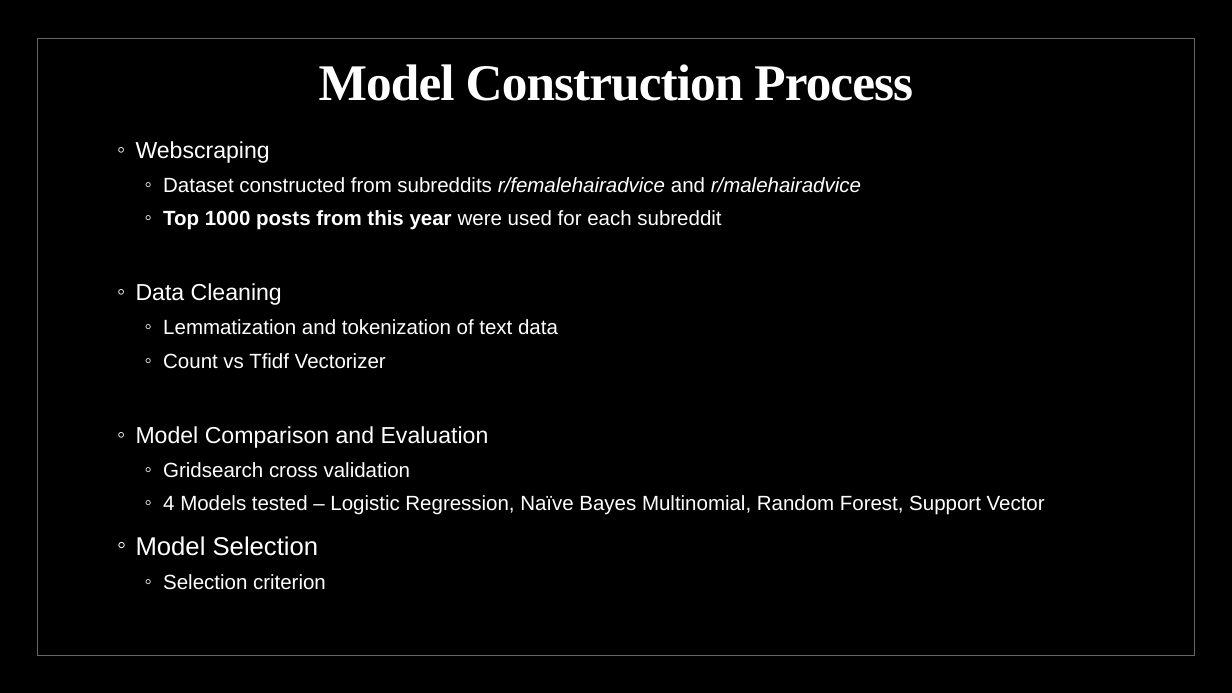
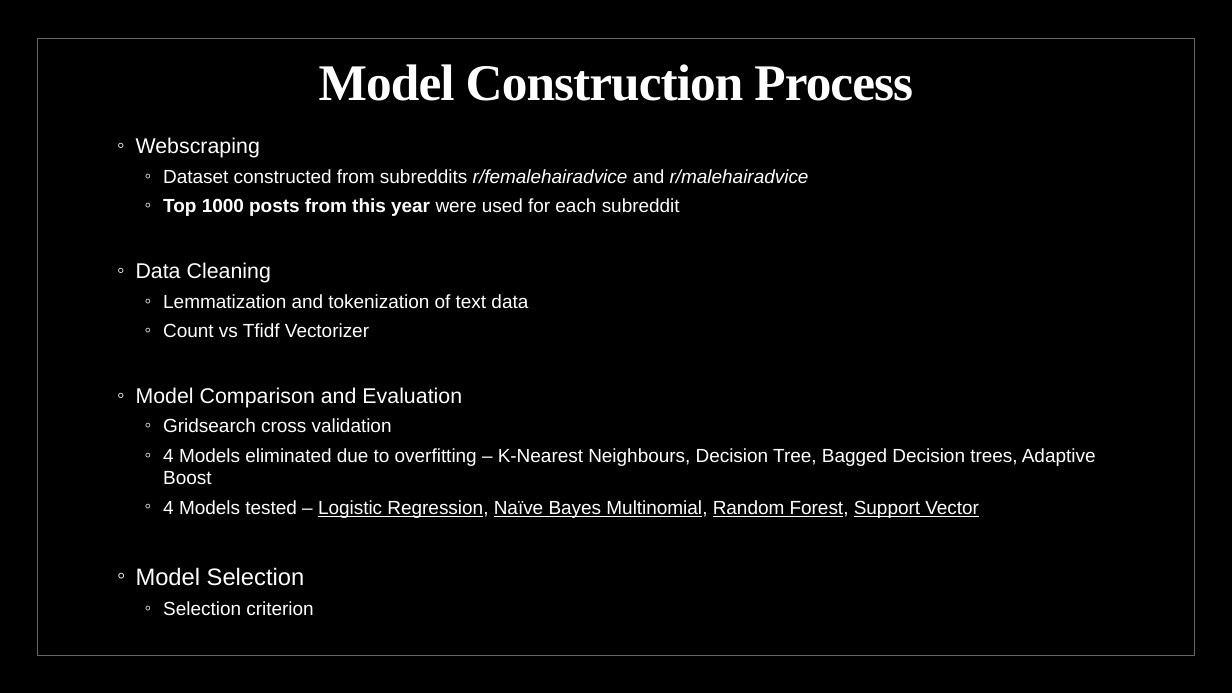
Before and after one commit to chrisgozali/GA_Projects, a slide deck: slide 3 of project_3/Presentation.pptx. Drawn at 1232x693 pixels with LibreOffice and Linux fonts; fonts in the diff are those of the drawing; background and template pictures are left out. Boxes give left, top, right and bottom in pixels: in the first picture for what was removed or moved away, otherwise in the second. Text is boxed around its words. In the diff, an @@ line names an element or a change of style, - is before the commit and + after.

```diff
--- a/project_3/Presentation.pptx
+++ b/project_3/Presentation.pptx
@@ text at box(136, 137, 979, 616): size 18 to 16.6 pt in "Webscraping", "Data Cleaning", "Model Comparison and Evaluation"; size 16 to 14.8 pt in "Dataset constructed from subreddits r/femalehairadvice and r ...", "Top 1000 posts from this year were ...", "Lemmatization and tokenization of text data", "Count vs Tfidf Vectorizer" and 3 more places; underline on in "Logistic Regression, Naïve Bayes Multinomial, Random Forest, ..."; size 20 to 18.5 pt in "Model Selection"; line spacing 1.1 to 1 @@
@@ text at box(163, 448, 1096, 485): paragraph added @@
+  ◦ 4 Models eliminated due to overfitting – K-Nearest Neighbours, Decision Tree, Bagged Decision trees, Adaptive Boost
```
Also in this commit, not shown: 1 other slide changed.
